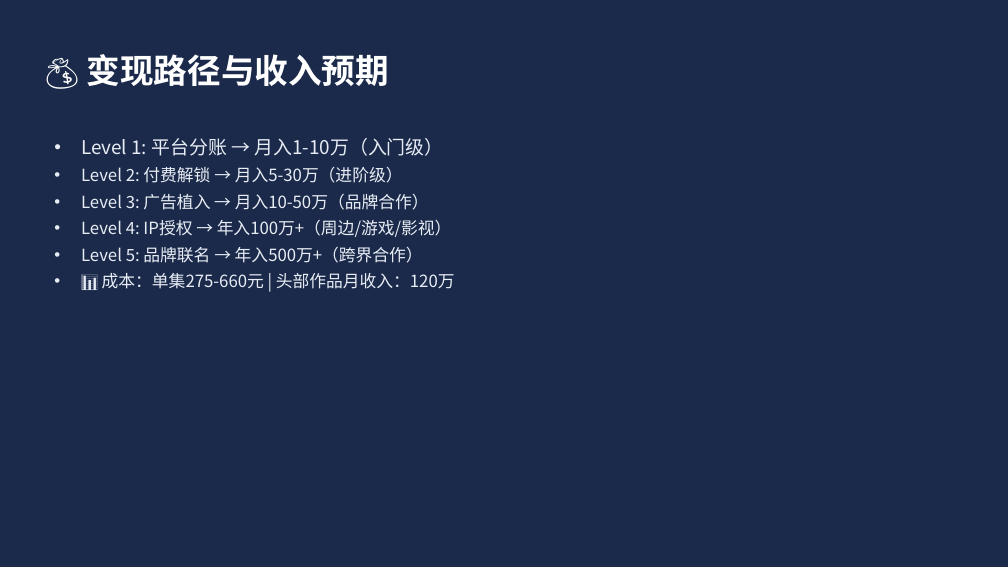
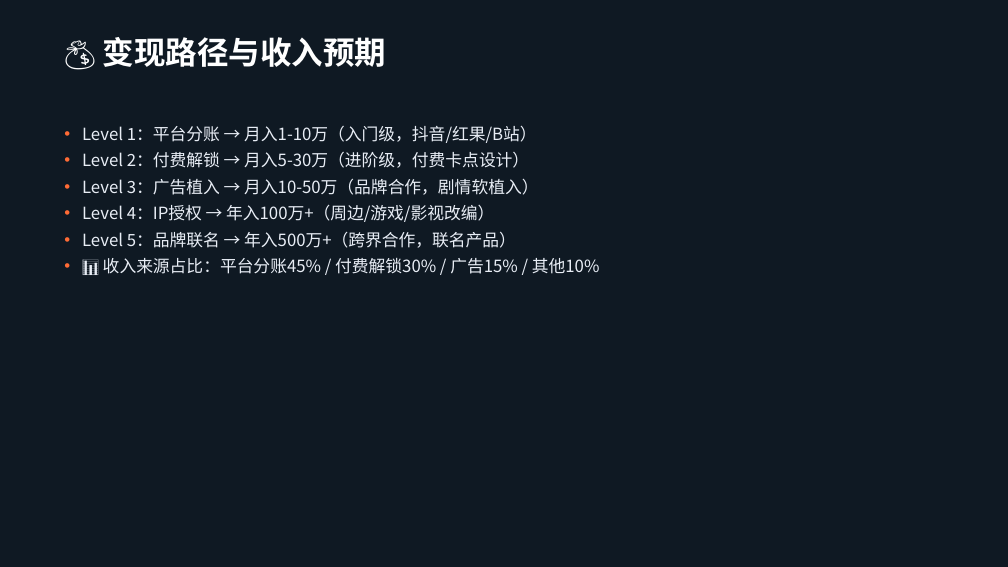
Before and after one commit to lichangjiang932-ship-it/ai-video-class, a slide deck: slide 40 of AI漫剧制作课程/AI漫剧制作全流程课程-2026版.pptx (slide 21 before the commit). Drawn at 1008x567 pixels with LibreOffice and Linux fonts; fonts in the diff are those of the drawing. Boxes give left, top, right and bottom in pixels: in the first picture for what was removed or moved away, otherwise in the second. Text is boxed around its words. In the diff, an @@ line names an element or a change of style, - is before the commit and + after.

```diff
--- a/AI漫剧制作课程/AI漫剧制作全流程课程-2026版.pptx
+++ b/AI漫剧制作课程/AI漫剧制作全流程课程-2026版.pptx
@@ background #1B2A4A to #0F1923 @@
@@ rectangle added at [0, 0, 1008, 7], fill #FF6B35 @@
@@ rectangle added at [0, 7, 1008, 98], fill #1A2A3A @@
@@ text "💰 变现路径与收入预期": place and size @@
-text "💰 变现路径与收入预期" at [87, 54, 390, 86]
+text "💰 变现路径与收入预期" at [103, 37, 386, 67]
@@ text "💰 变现路径与收入预期" at [103, 37, 386, 67]: size 32 to 30 pt @@
@@ rectangle: place and size @@
-rectangle at [38, 117, 187, 121]
+rectangle at [57, 102, 222, 102]
@@ rectangle at [57, 102, 222, 102]: fill #FF6B35 to none; outline none to #FF6B35 3.94 pt @@
@@ text at [82, 126, 600, 274]: text changed @@
-• Level 1: 平台分账 → 月入1-10万（入门级）
-• Level 2: 付费解锁 → 月入5-30万（进阶级）
-• Level 3: 广告植入 → 月入10-50万（品牌合作）
-• Level 4: IP授权 → 年入100万+（周边/游戏/影视）
-• Level 5: 品牌联名 → 年入500万+（跨界合作）
-• 📊 成本：单集275-660元 | 头部作品月收入：120万
+• Level 1：平台分账 → 月入1-10万（入门级，抖音/红果/B站）
+• Level 2：付费解锁 → 月入5-30万（进阶级，付费卡点设计）
+• Level 3：广告植入 → 月入10-50万（品牌合作，剧情软植入）
+• Level 4：IP授权 → 年入100万+（周边/游戏/影视改编）
+• Level 5：品牌联名 → 年入500万+（跨界合作，联名产品）
+• 📊 收入来源占比：平台分账45% / 付费解锁30% / 广告15% / 其他10%
@@ rectangle added at [0, 551, 1008, 567], fill #1A2A3A @@
```
Also in this commit, not shown: 20 other slides changed, 21 slides added, 2 slides removed, 1 other file.
